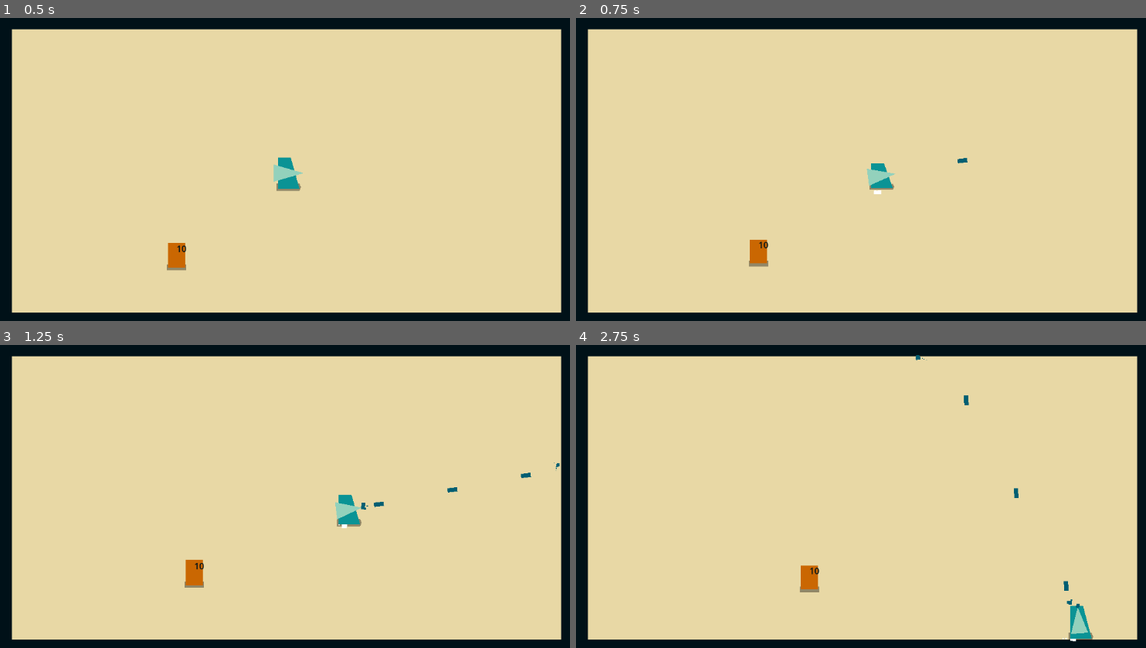
Above: before the commit, frames 1-4 (two rows, left to right).
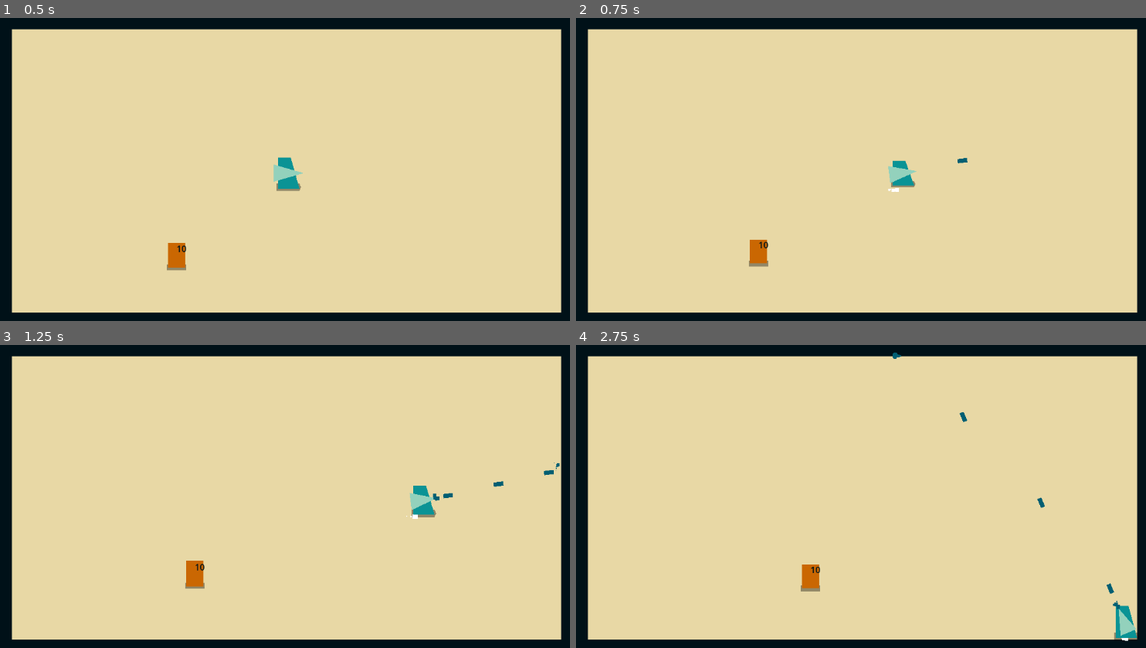
Above: after the commit, the same moments.

Repository: xntle/mom-fury
Game: Godot game, scene res://scenes/game.tscn
Same seed, same stepped clock (60 frames per second), same inputs: the game is played once before the commit and once after it. Sound files missing from this copy of the repository are replaced by a short silence.
Inputs (mouse positions are in pixels of both pictures, inside the frame that each line leads up to):
- Up to frame 1 (0.5 s): no input
- Up to frame 2 (0.75 s): move the mouse to (997, 154) at 0.52 s; press the mouse at (997, 154) at 0.53 s; hold D (move_right) from 0.53 s (still down)
- Up to frame 3 (1.25 s): keep holding D (move_right)
- Up to frame 4 (2.75 s): move the mouse to (741, 517) at 1.27 s; release D (move_right) at 1.28 s; release the mouse at (741, 517) at 1.28 s; hold S (move_down) 1.28-2.03 s; click (741, 517) at 1.35 s; move the mouse to (923, 423) at 2.02 s; press the mouse at (923, 423) at 2.03 s; hold D (move_right) from 2.03 s (still down)

Frame 1 is identical in both runs. In frame 2, 0.7% of the frame differs, in the area x 50-60%, y 46-59%; in frame 3, 1.1%; in frame 4, 1.1%, in the area x 39-99%, y 2-98%.

Commit message:
remove the player getting pushed back when he shoot
it annoyed me

Diff:
--- a/scripts/player.gd
+++ b/scripts/player.gd
@@ -105,7 +105,6 @@
 	bullet.setup(bullet_spawn_pos.global_transform)
 	get_tree().root.add_child(bullet)
 	shot_effect.emitting = true
-	set_push(Vector2.RIGHT.rotated(body_rotate.rotation), 200.0, 0.2)
 	# Play shoot sound
 	audio_player.play()
 
